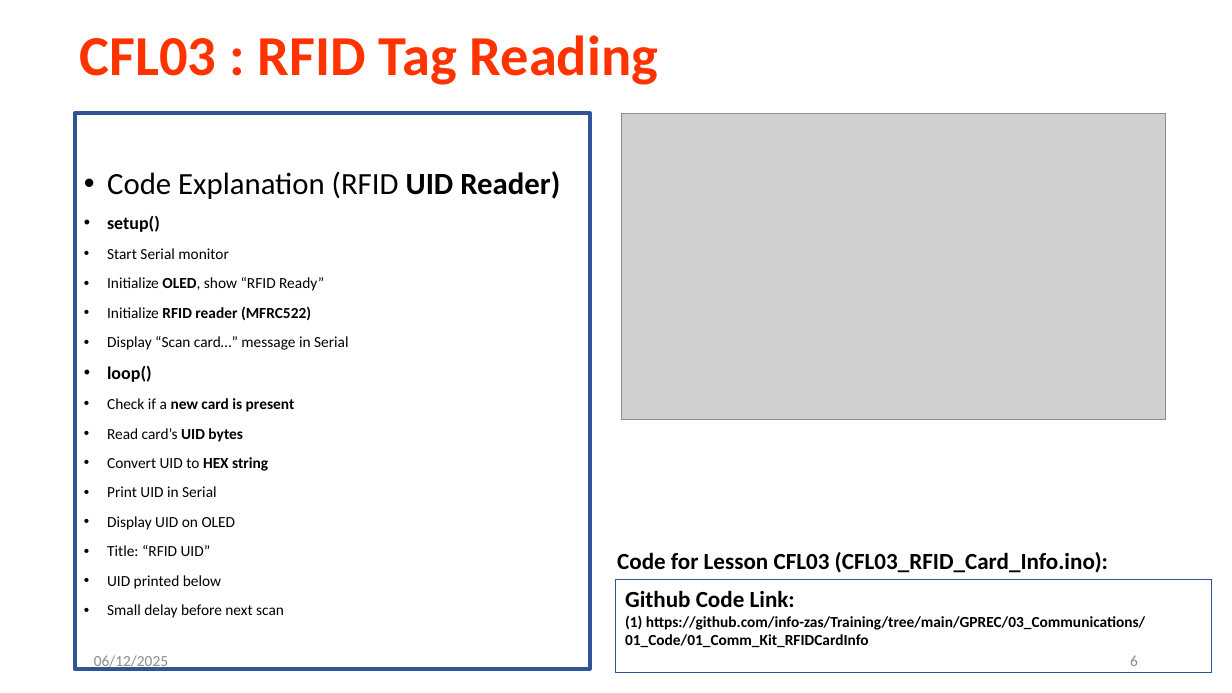
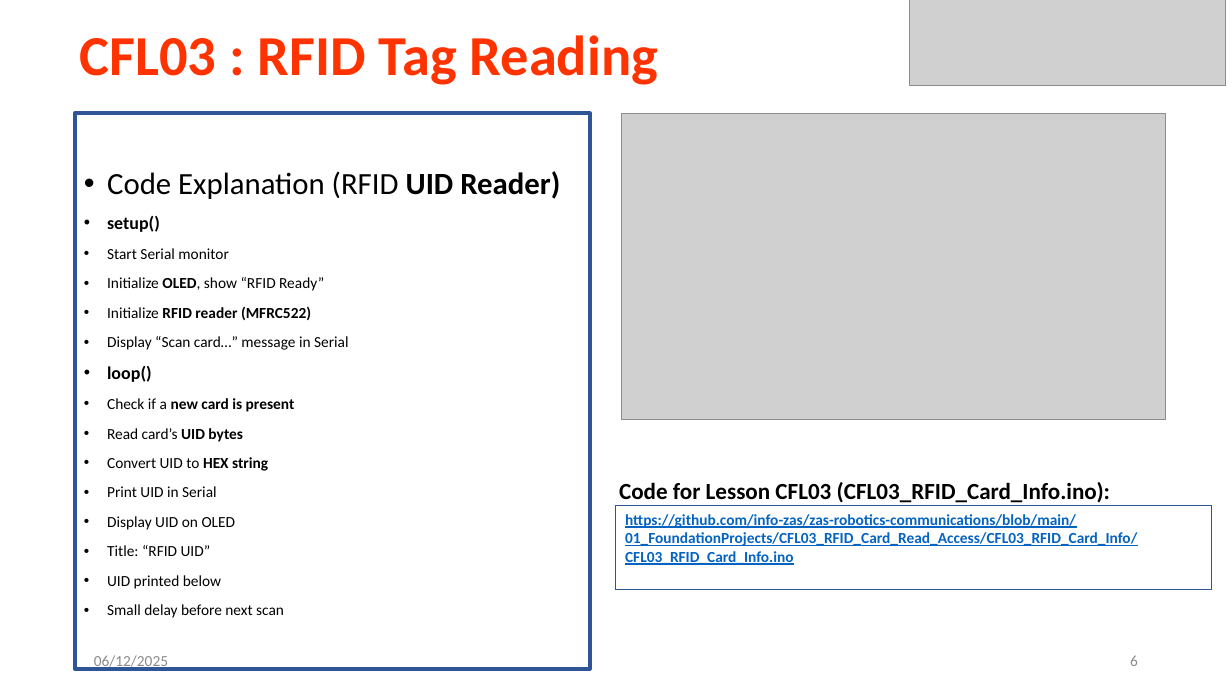
Before and after one commit to info-zas/zas-robotics-communications, a slide deck: slide 6 of 01_FoundationProjects/CFL03_RFID_Card_Read_Access/CFL03_RFID_Card_Read_Access.pptx. Drawn at 1232x693 pixels with LibreOffice and Linux fonts; fonts in the diff are those of the drawing; grey boxes stand for pictures. Boxes give left, top, right and bottom in pixels: in the first picture for what was removed or moved away, otherwise in the second. Text is boxed around its words. In the diff, an @@ line names an element or a change of style, - is before the commit and + after.

Commit message:
initial commit of foundation lessons

```diff
--- a/01_FoundationProjects/CFL03_RFID_Card_Read_Access/CFL03_RFID_Card_Read_Access.pptx
+++ b/01_FoundationProjects/CFL03_RFID_Card_Read_Access/CFL03_RFID_Card_Read_Access.pptx
@@ picture added at [910,0,1226,85] @@
@@ text "Code for Lesson CFL03 (CFL03_RFID_Card_Info.ino):": place and size @@
-text "Code for Lesson CFL03 (CFL03_RFID_Card_Info.ino):" at [617,552,1108,573]
+text "Code for Lesson CFL03 (CFL03_RFID_Card_Info.ino):" at [619,482,1110,503]
@@ rectangle "https://github.com/info-zas/zas-robotics-communications/blob ...": place and size @@
-rectangle "https://github.com/info-zas/zas-robotics-communications/blob ..." at [616,579,1213,673]
+rectangle "https://github.com/info-zas/zas-robotics-communications/blob ..." at [616,506,1213,590]
@@ text in rectangle at [625,514,1137,565]: text changed; text colour #000000 to #0563C1 @@
-Github Code Link:
-(1) https://github.com/info-zas/Training/tree/main/GPREC/03_Communications/01_Code/01_Comm_Kit_RFIDCardInfo
+https://github.com/info-zas/zas-robotics-communications/blob/main/01_FoundationProjects/CFL03_RFID_Card_Read_Access/CFL03_RFID_Card_Info/CFL03_RFID_Card_Info.ino
```
Also in this commit, not shown: 5 other slides changed, 13 other files.
